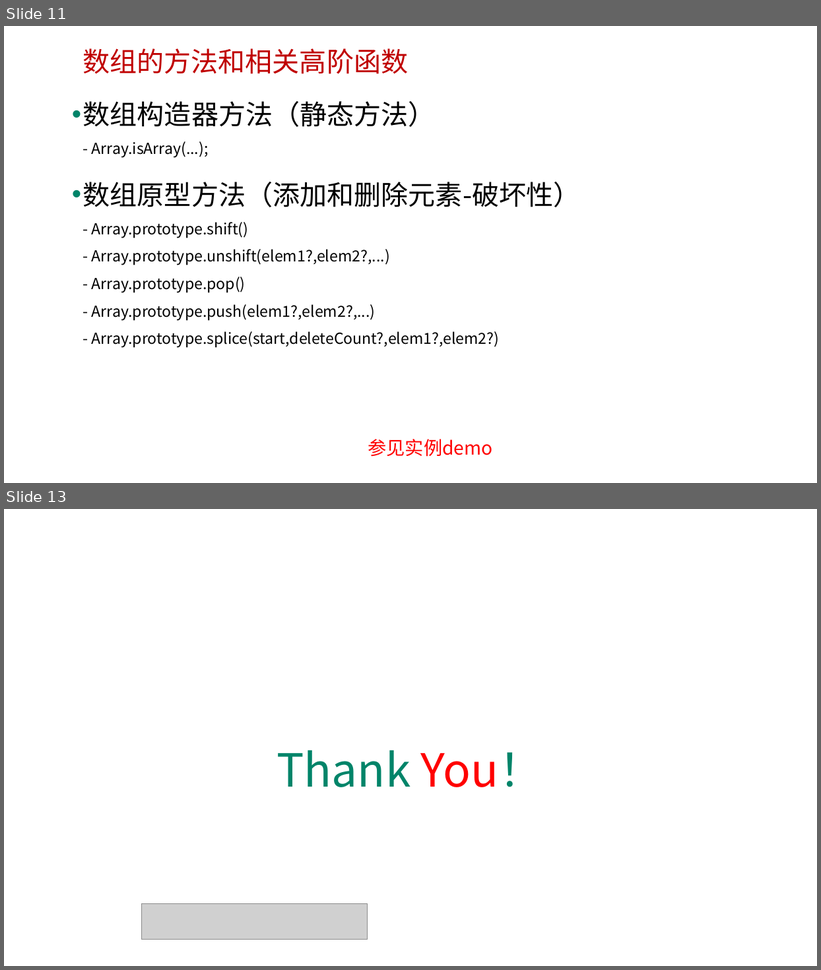
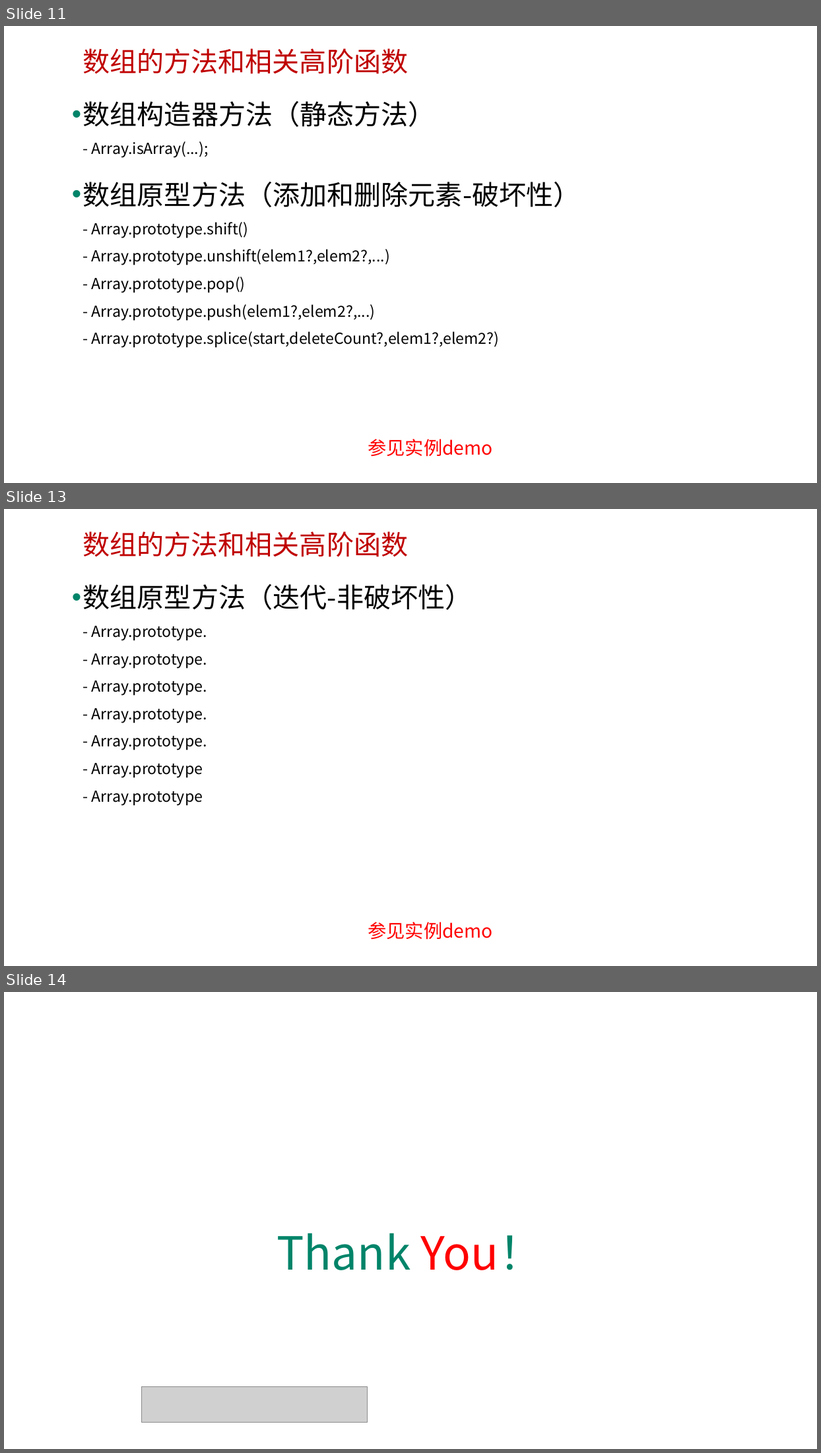
Before and after one commit to edu2act/course-javascript-advanced, a slide deck: 课程PPT/09.JavaScript标准内置对象-构造器（Array、Date、Error等）.pptx. Shown one above the other, each under a label of ours: slides 11 and 13 before the commit, slides 11, 13 and 14 after it; the slides between them are not shown. The pictures are 821x970 and 821x1453 pixels, drawn with LibreOffice and Linux fonts; fonts in the diff are those of the drawing; grey boxes stand for pictures; background and template pictures are left out. Boxes give left, top, right and bottom in pixels: in the first picture for what was removed or moved away, otherwise in the second. Text is boxed around its words. In the diff, an @@ line names an element or a change of style, - is before the commit and + after.

```diff
--- a/课程PPT/09.JavaScript标准内置对象-构造器（Array、Date、Error等）.pptx
+++ b/课程PPT/09.JavaScript标准内置对象-构造器（Array、Date、Error等）.pptx
@@ slide 13 added at (4,509,817,966), background picture (left out) @@
@@ text added at (83,531,408,557), 32 pt, text #C00000 @@
+数组的方法和相关高阶函数
@@ text added at (83,584,473,805), 18 pt, text #000000 @@
+• 数组原型方法（迭代-非破坏性）
+  - Array.prototype.
+  - Array.prototype.
+  - Array.prototype.
+  - Array.prototype.
+  - Array.prototype.
+  - Array.prototype
+  - Array.prototype
@@ text added at (368,922,493,940), 22 pt, text #FF0000 @@
+参见实例demo
@@ what was slide 13 is now slide 14 @@
```
Also in this commit, not shown: 1 slide changed, 6 other slides added.
